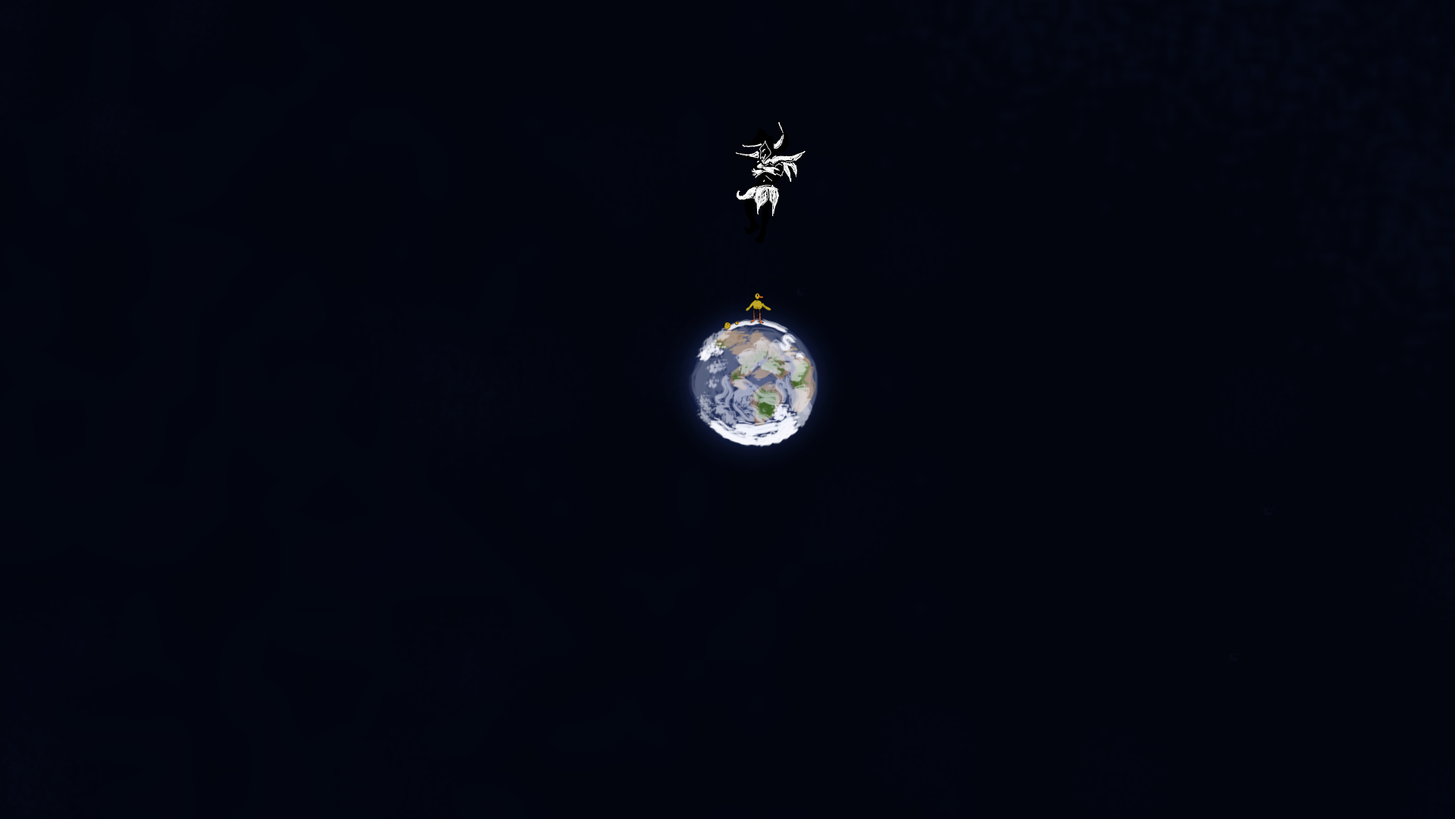
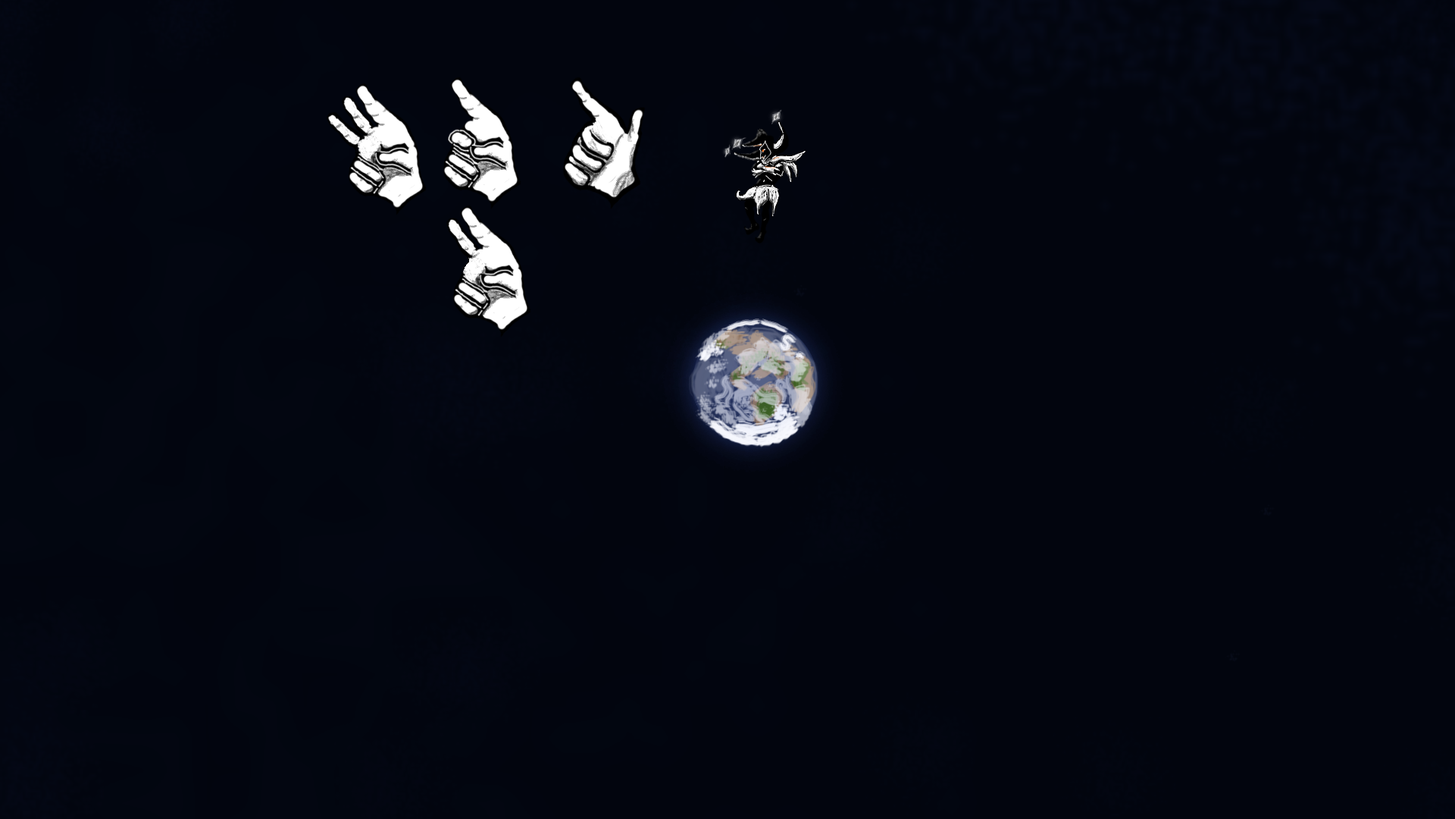
Two versions of the same layered image (1455px x 819px). Layer-by-layer changes:
hid group "HELPER" (9 layers) over [723, 320, 740, 330]
added group "JackSnip" with 2 layers in group "Jack" over [563, 77, 646, 209]
added layer "JackSnipSp" in group "JackSnip" over [563, 79, 645, 199]
added layer "JackSnipSi" in group "JackSnip" over [563, 77, 646, 209]
added group "JackHand2" with 2 layers in group "Jack" over [446, 204, 531, 337]
added layer "JakcHandSp" (1st of 3, in "ENM" › "Jack" › "JackHand2") in group "JackHand2" over [447, 206, 529, 331]
added layer "JackHandSi" (1st of 3, in "ENM" › "Jack" › "JackHand2") in group "JackHand2" over [446, 204, 531, 337]
added group "JackHand" with 2 layers in group "Jack" over [443, 77, 521, 210]
added layer "JakcHandSp" (2nd of 3, in "ENM" › "Jack" › "JackHand") in group "JackHand" over [443, 78, 519, 203]
added layer "JackHandSi" (2nd of 3, in "ENM" › "Jack" › "JackHand") in group "JackHand" over [443, 77, 521, 210]
added group "JackHand3" with 2 layers in group "Jack" over [326, 83, 426, 215]
added layer "JakcHandSp" (3rd of 3, in "ENM" › "Jack" › "JackHand3") in group "JackHand3" over [327, 84, 424, 209]
added layer "JackHandSi" (3rd of 3, in "ENM" › "Jack" › "JackHand3") in group "JackHand3" over [326, 83, 426, 215]
added layer "JackSpark" in group "Jack" over [722, 109, 785, 170]
added layer "eye" in group "Jack" over [761, 148, 765, 153]
painted on "JackSp" over [733, 128, 799, 239]
hid group "Protagonist" (5 layers) over [745, 292, 772, 324]
